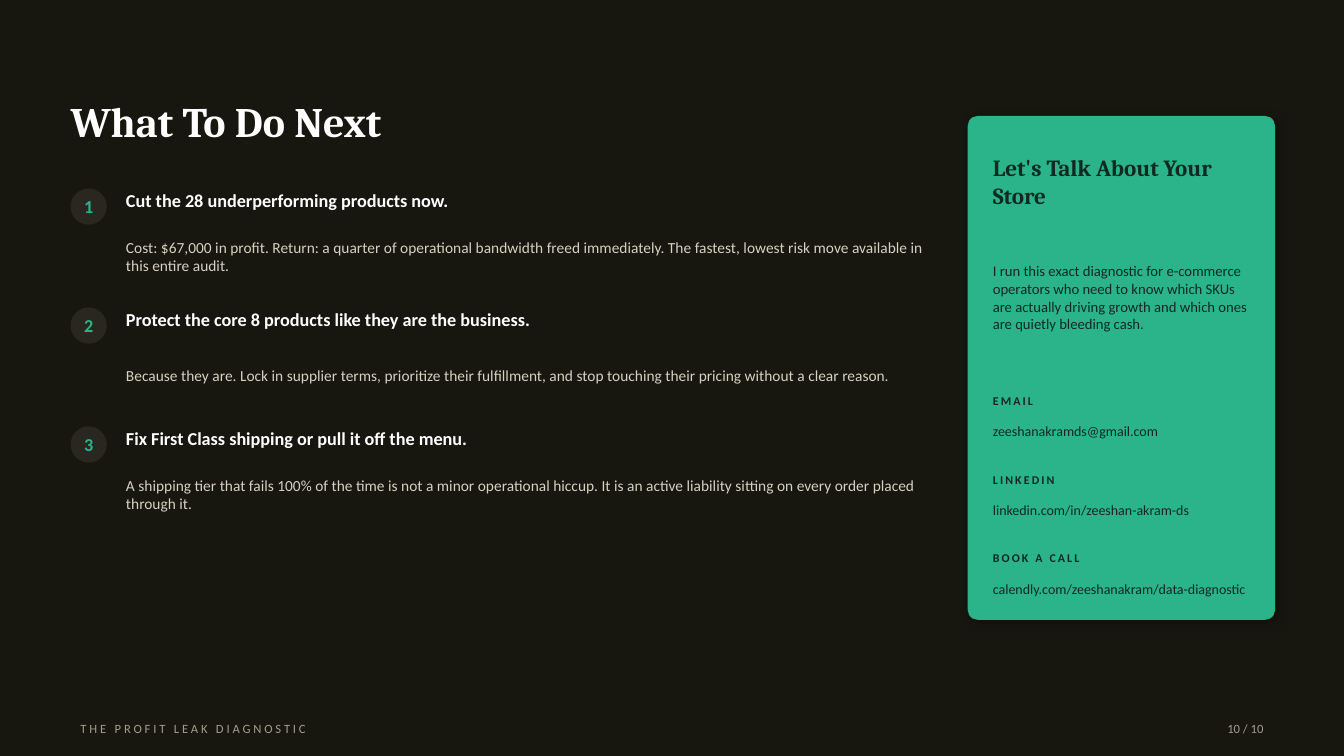
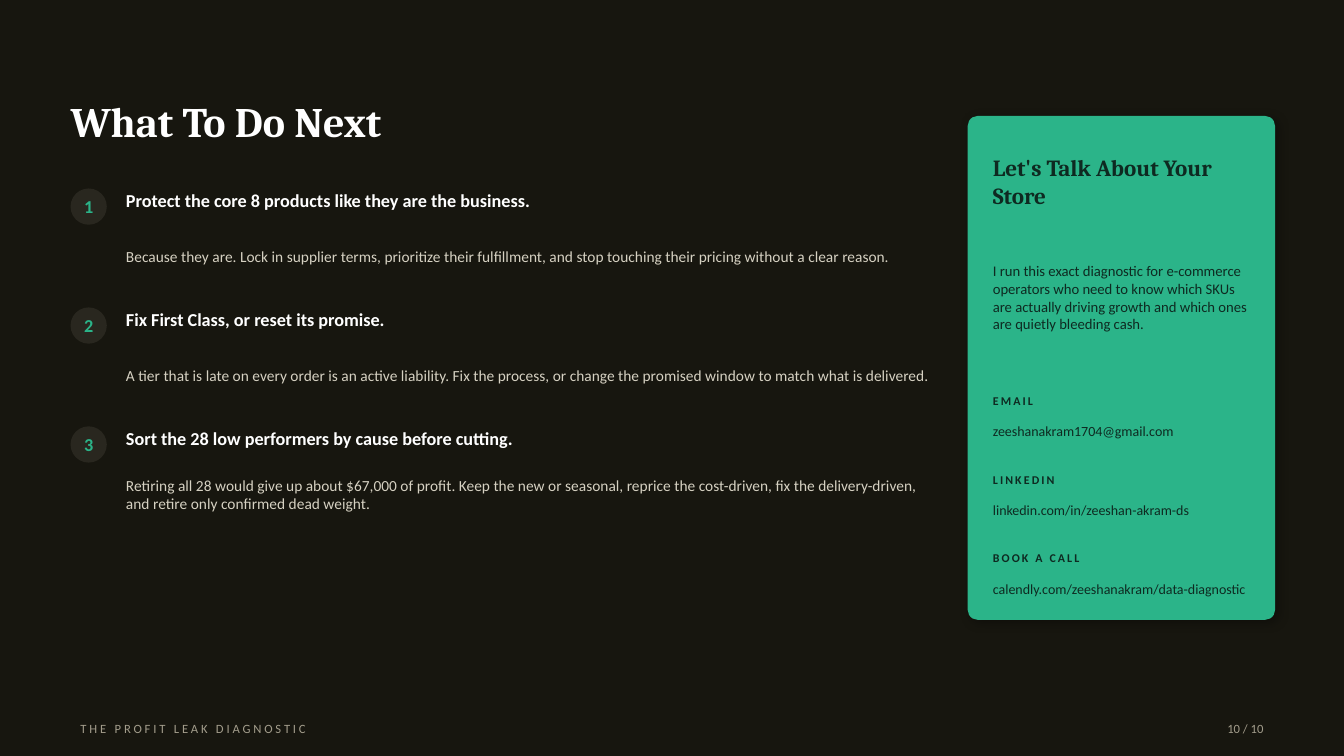
Before and after one commit to zeeshan-akram-ds/ecommerce-revenue-illusion-audit, a slide deck: slide 10 of Presentation/profit_leak_diagnostic_deck.pptx. Drawn at 1344x756 pixels with LibreOffice and Linux fonts; fonts in the diff are those of the drawing. Boxes give left, top, right and bottom in pixels: in the first picture for what was removed or moved away, otherwise in the second. Text is boxed around its words. In the diff, an @@ line names an element or a change of style, - is before the commit and + after.

Commit message:
fix: Updated both pptx and pdf presentation according to report updates, updated the decision about 28 low performing skus

```diff
--- a/Presentation/profit_leak_diagnostic_deck.pptx
+++ b/Presentation/profit_leak_diagnostic_deck.pptx
@@ text at (x1=126, y1=194, x2=529, y2=210): text changed @@
-Cut the 28 underperforming products now.
+Protect the core 8 products like they are the business.
@@ text at (x1=126, y1=251, x2=888, y2=265): text changed @@
-Cost: $67,000 in profit. Return: a quarter of operational bandwidth freed immediately. The fastest, lowest risk move available in this entire audit.
+Because they are. Lock in supplier terms, prioritize their fulfillment, and stop touching their pricing without a clear reason.
@@ text at (x1=126, y1=313, x2=384, y2=329): text changed @@
-Protect the core 8 products like they are the business.
+Fix First Class, or reset its promise.
@@ text at (x1=126, y1=370, x2=928, y2=384): text changed @@
-Because they are. Lock in supplier terms, prioritize their fulfillment, and stop touching their pricing without a clear reason.
+A tier that is late on every order is an active liability. Fix the process, or change the promised window to match what is delivered.
@@ text at (x1=126, y1=432, x2=513, y2=448): text changed @@
-Fix First Class shipping or pull it off the menu.
+Sort the 28 low performers by cause before cutting.
@@ text at (x1=993, y1=426, x2=1174, y2=439): text changed @@
-zeeshanakramds@gmail.com
+zeeshanakram1704@gmail.com
@@ text at (x1=126, y1=480, x2=916, y2=512): text changed @@
-A shipping tier that fails 100% of the time is not a minor operational hiccup. It is an active liability sitting on every order placed through it.
+Retiring all 28 would give up about $67,000 of profit. Keep the new or seasonal, reprice the cost-driven, fix the delivery-driven, and retire only confirmed dead weight.
```
Also in this commit, not shown: 8 other slides changed, 1 other file.
